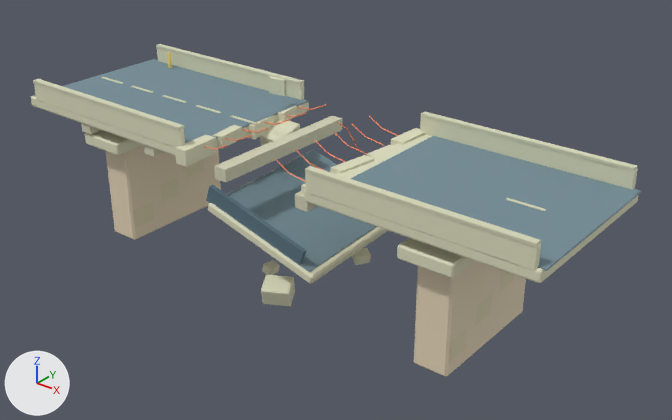
What one commit did to the Blender file art_source/scenes/submerged_street/v001/component_packages/broken_viaduct/broken_viaduct.blend.
Before and after are seen from a 50 mm camera at (23.7, -27.1, 20.4) aimed at (1.4, 0.8, 3.1). Arrows for +X, +Y and +Z are at lower left; the lights stay in place. The older version comes first.

In view in the first picture: 'broken_viaduct'.
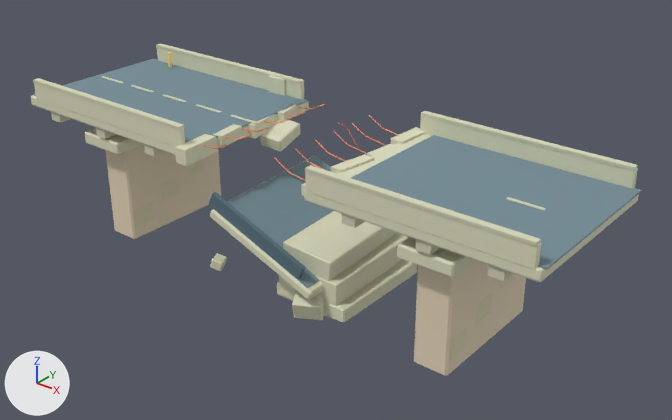
Location of each change, (x1, y1, x2, y2) in pixels of the pictures (672 x 420 px; the box of a moved part takes in the faces that stretch with it):
'broken_viaduct', reshaped: before (31, 44, 642, 377); after (31, 43, 642, 376)
part 1 of me_broken_viaduct, moved or reshaped: before (367, 145, 393, 157); after (277, 101, 299, 121)
part 2 of me_broken_viaduct, moved or reshaped: before (295, 191, 317, 212); after (367, 144, 392, 156)
part 3 of me_broken_viaduct, moved or reshaped: before (208, 150, 388, 284); after (210, 156, 324, 299)
part 4 of me_broken_viaduct, moved or reshaped: before (212, 150, 377, 272); after (214, 155, 334, 288)
part 5 of me_broken_viaduct, moved or reshaped: before (206, 184, 306, 264); after (208, 192, 305, 279)
part 6 of me_broken_viaduct, added: after (277, 259, 417, 323)
part 7 of me_broken_viaduct, moved or reshaped (mostly hidden): before (81, 123, 101, 134); after (51, 112, 70, 123)
part 8 of me_broken_viaduct, moved or reshaped (mostly hidden afterwards): before (214, 116, 342, 182); after (95, 127, 116, 139)
part 9 of me_broken_viaduct, added (mostly hidden): after (342, 214, 365, 228)
part 10 of me_broken_viaduct, added (mostly hidden): after (415, 239, 440, 255)
part 11 of me_broken_viaduct, added (mostly hidden): after (488, 265, 514, 281)
part 12 of me_broken_viaduct, moved or reshaped: before (261, 275, 295, 306); after (292, 290, 324, 320)
part 13 of me_broken_viaduct, moved or reshaped (not visible afterwards): before (352, 248, 371, 265)
part 14 of me_broken_viaduct, moved or reshaped (not visible afterwards): before (262, 260, 280, 275)
part 15 of me_broken_viaduct, added: after (210, 253, 227, 271)
part 16 of me_broken_viaduct, added: after (279, 233, 408, 320)
part 17 of me_broken_viaduct, added: after (280, 211, 396, 316)
part 18 of me_broken_viaduct, moved or reshaped: before (33, 48, 638, 271); after (33, 47, 638, 271)

Edits to the bpy script that builds the scene:
```text
Change me_broken_viaduct:
    used by ob_broken_viaduct; location = (0.0, 0.0, 0.0)
    remove me_broken_viaduct.from_pydata(...)  # 912 vertices, 832 faces; spans x -13.2..13.2, y -4.0..4.0, z 0.0..7.2
    add me_broken_viaduct.from_pydata(...)  # 1024 vertices, 948 faces; spans x -13.2..13.2, y -4.0..4.0, z 0.0..7.2
    me_broken_viaduct part 1: the loose piece of 8 vertices spanning x 3.2..3.8, y 0.5..1.9, z 5.7..6.2 is turned 19.5 degrees about the z axis through its middle and scaled by 1.1, then moved by (-6.2, 1.3, 0.1)
    me_broken_viaduct part 2: the loose piece of 8 vertices spanning x 3.0..3.6, y -3.6..3.8, z 5.4..5.9 is scaled about its middle by (0.73, 0.188, 0.945), then moved by (0.2, 1.1, 0.4)
    me_broken_viaduct part 3: the loose piece of 24 vertices spanning x -2.4..3.4, y -3.5..4.0, z 1.9..4.0 is scaled about its middle by (0.962, 1, 1.28), then moved by (0.0, 0.0, -0.5)
    me_broken_viaduct part 4: the loose piece of 8 vertices spanning x -2.2..3.2, y -3.4..3.9, z 2.4..4.1 is scaled about its middle by (0.962, 1, 1.3), then moved by (0.0, 0.0, -0.5)
    me_broken_viaduct part 5: the loose piece of 8 vertices spanning x -2.1..2.9, y -3.4..-2.9, z 2.5..4.8 is multiplied about its middle by the matrix ((0.995, 0.0, 0.1), (0.0, 1.0, 0.006), (-0.1, -0.006, 0.995)), then moved by (0.0, 0.0, -0.5)
    me_broken_viaduct part 6: the loose piece of 24 vertices spanning x 8.0..9.5, y -2.8..3.0, z 0.1..4.8 is copied, and the copy is scaled about its middle by (2.55, 0.904, 0.125), then moved by (-6.2, 0.2, -2.0); it spans x 0.7..4.3, y -2.3..2.9, z 0.1..0.8
    me_broken_viaduct part 7: the loose piece of 8 vertices spanning x -9.6..-9.0, y -3.6..3.8, z 5.4..5.9 is moved by (-2.2, 0.0, 0.0)
    me_broken_viaduct part 8: the loose piece of 8 vertices spanning x -1.2..-0.6, y -3.6..3.8, z 5.4..5.9 is moved by (-7.4, 0.0, 0.0)
    me_broken_viaduct part 9: a new loose piece, a box spanning x 5.2..5.8, y -3.62..3.78, z 5.4..5.95, in mat_sea_matte
    me_broken_viaduct part 10: a new loose piece, a box spanning x 8.4..9.0, y -3.62..3.78, z 5.4..5.95, in mat_sea_matte
    me_broken_viaduct part 11: a new loose piece, a box spanning x 11.2..11.8, y -3.62..3.78, z 5.4..5.95, in mat_sea_matte
    me_broken_viaduct part 12: the loose piece of 24 vertices spanning x 0.2..1.8, y -3.3..-1.7, z 0.0..1.1 is moved by (1.7, 0.0, 0.0)
    me_broken_viaduct part 13: the loose piece of 24 vertices spanning x 1.5..2.3, y 1.5..2.4, z 0.2..0.8 is moved by (1.6, 0.0, -0.2)
    me_broken_viaduct part 14: the loose piece of 24 vertices spanning x -0.8..-0.2, y -1.6..-1.0, z 0.3..0.8 is moved by (2.8, 4.0, -0.2)
    me_broken_viaduct part 15: the loose piece of 24 vertices spanning x -0.8..-0.2, y -1.6..-1.0, z 0.3..0.8 is copied, and the copy is turned 28.6 degrees about the z axis through its middle and scaled by 1.09, then moved by (-2.4, -0.8, -0.2); it spans x -3.3..-2.5, y -2.5..-1.7, z 0.1..0.6
    me_broken_viaduct part 16: a new loose piece of 24 vertices spanning x 0.7..3.9, y -2.4..2.9, z 0.0..1.9, in mat_sea_matte
    me_broken_viaduct part 17: a new loose piece of 24 vertices spanning x 0.6..3.6, y -2.4..3.0, z 0.0..2.8, in mat_sea_matte
    me_broken_viaduct part 18: 32 vertices moved from x -12.7..12.9, y -3.7..3.9, z 6.2..7.0 to x -12.7..12.9, y -3.7..3.9, z 6.3..7.1; 94 vertices removed from x -13.1..13.1, y -3.7..3.9, z 5.8..7.1; 86 vertices added at x -13.1..13.1, y -3.7..3.9, z 6.2..7.2
    other edits to the shape of me_broken_viaduct do not show in these pictures
```
